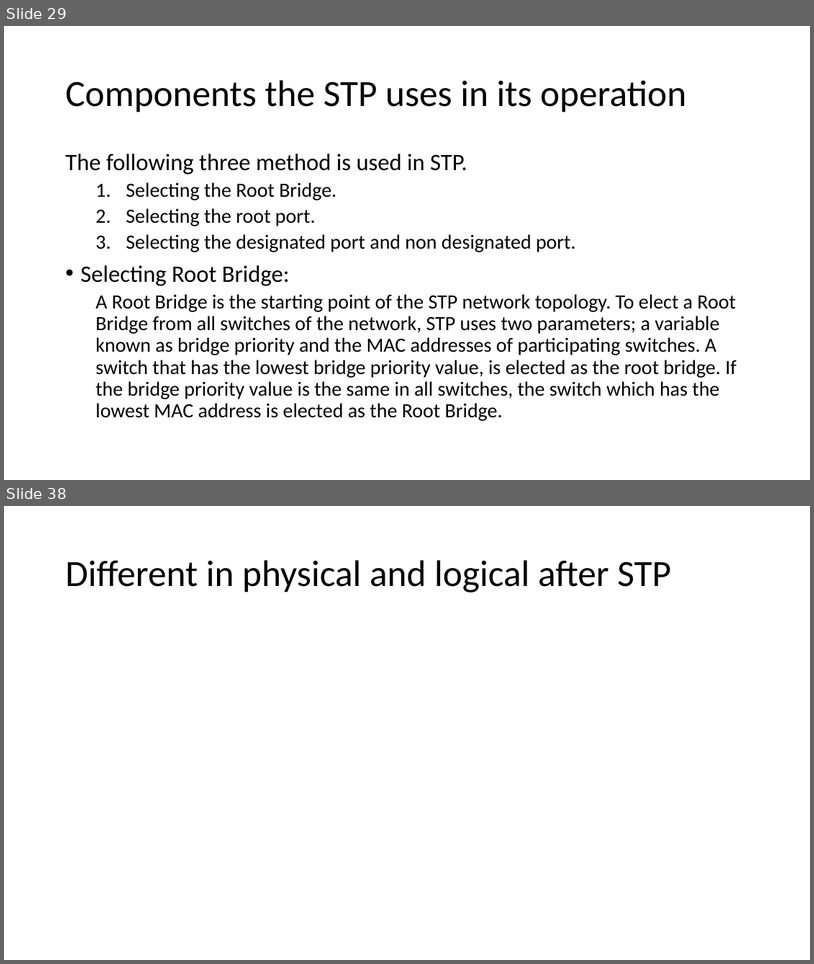
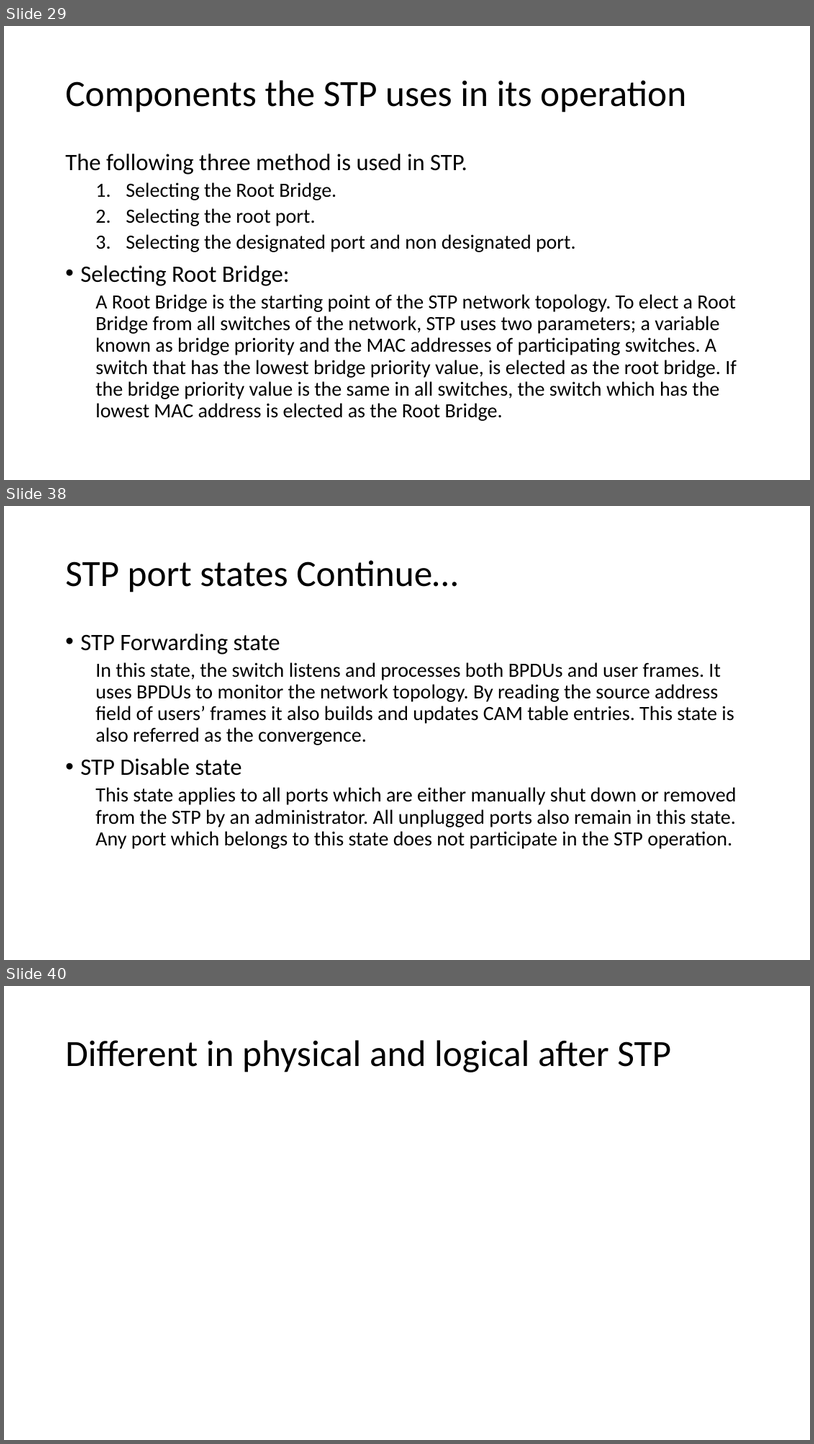
Before and after one commit to MuhammadHaseebAmjad/Networking, a slide deck: CCNA_LAB.pptx. Shown one above the other, each under a label of ours: slides 29 and 38 before the commit, slides 29, 38 and 40 after it; the slides between them are not shown. The pictures are 814x964 and 814x1444 pixels, drawn with LibreOffice and Linux fonts; fonts in the diff are those of the drawing. Boxes give left, top, right and bottom in pixels: in the first picture for what was removed or moved away, otherwise in the second. Text is boxed around its words. In the diff, an @@ line names an element or a change of style, - is before the commit and + after.

```diff
--- a/CCNA_LAB.pptx
+++ b/CCNA_LAB.pptx
@@ slide 38 added at box(4, 506, 810, 960), background #FFFFFF @@
@@ title added at box(65, 560, 458, 592), 44 pt, text #000000 @@
+STP port states Continue…
@@ text added at box(80, 633, 736, 849), 24 pt, text #000000 @@
+• STP Forwarding state
+  In this state, the switch listens and processes both BPDUs and user frames. It uses BPDUs to monitor the network topology. By reading the source address field of users’ frames it also builds and updates CAM table entries. This state is also referred as the convergence.
+• STP Disable state
+  This state applies to all ports which are either manually shut down or removed from the STP by an administrator. All unplugged ports also remain in this state. Any port which belongs to this state does not participate in the STP operation.
@@ what was slide 38 is now slide 40 @@
```
Also in this commit, not shown: 2 slides changed, 7 other slides added, 8 slides removed.
